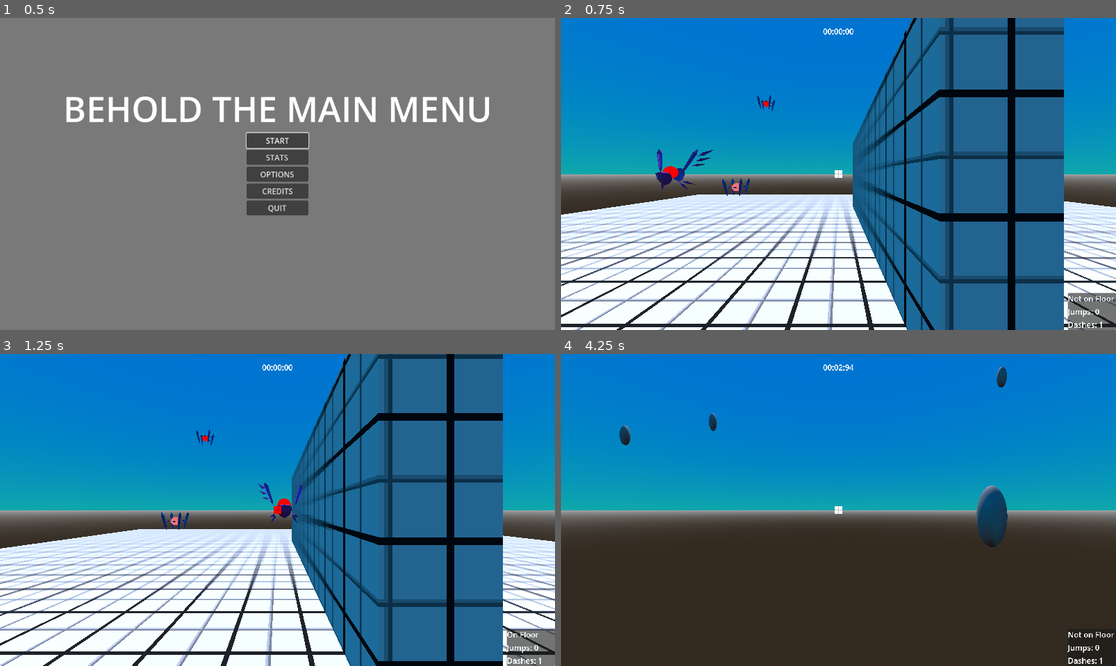
Above: before the commit, frames 1-4 (two rows, left to right).
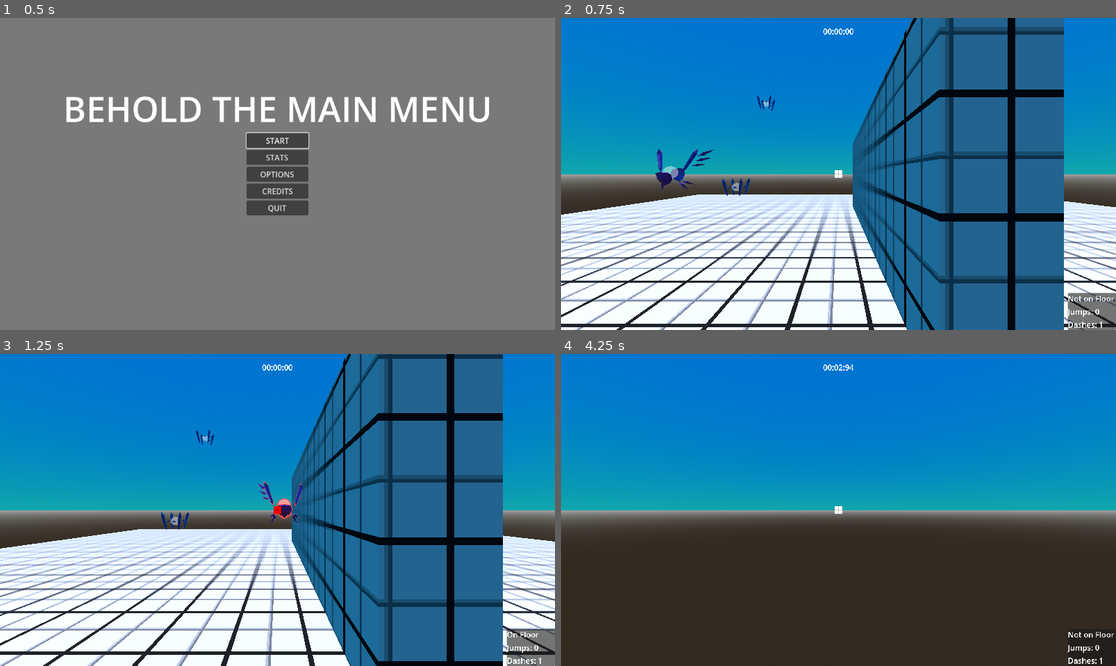
Above: after the commit, the same moments.

Repository: lucasrumney94/GodotGoneWild
Game: Godot game, scene res://Main/main_menu.tscn
Same seed, same stepped clock (60 frames per second), same inputs: the game is played once before the commit and once after it.
Inputs (mouse positions are in pixels of both pictures, inside the frame that each line leads up to):
- Up to frame 1 (0.5 s): no input
- Up to frame 2 (0.75 s): click "START" at 0.5 s
- Up to frame 3 (1.25 s): no input
- Up to frame 4 (4.25 s): move the mouse to (866, 510) at 1.27 s; hold W (move_forward) from 1.28 s (still down); click (866, 510) at 1.35 s; tap Space (jump) at 1.52, 2.27, 3.77 s; move the mouse to (810, 510) at 2.02 s; click (810, 510) at 2.1 s; move the mouse to (849, 503) at 2.77 s; click (849, 503) at 2.85 s; move the mouse to (832, 516) at 3.52 s; click (832, 516) at 3.6 s

Frame 1 is identical in both runs. In frame 2, 0.1% of the frame differs, in the area x 18-38%, y 26-56%; in frame 3, 0.1%; in frame 4, 1.1%, in the area x 10-81%, y 4-62%.

Commit message:
got the outline shader to work with enemy transparency

Diff:
--- a/godot-wild-tower/Main/main_game.tscn
+++ b/godot-wild-tower/Main/main_game.tscn
@@ -45,6 +45,7 @@
 [node name="CPUParticles3D" type="CPUParticles3D" parent="Environment"]
 transform = Transform3D(1, 0, 0, 0, 1, 0, 0, 0, 1, 0, 69.3802, 0)
 layers = 4
+emitting = false
 amount = 500
 lifetime = 5.0
 mesh = SubResource("SphereMesh_aawc2")
--- a/godot-wild-tower/Objects/Enemies/death_component.gd
+++ b/godot-wild-tower/Objects/Enemies/death_component.gd
@@ -11,10 +11,9 @@
 
 func explode_meshes(base_node: Node):
 	for child in base_node.get_children():
-		if child is MeshInstance3D:
-			if child.visible:
+		if (child is Node3D) && child.visible:
+			if child is MeshInstance3D:
 				explode_mesh(child)
-		else:
 			explode_meshes(child)
 
 
@@ -23,7 +22,7 @@
 	rb.position = mesh.global_position
 	rb.collision_layer = 8
 	rb.collision_mask = 1
-	rb.gravity_scale = 0.1
+	#rb.gravity_scale = 0.1
 	var col: CollisionShape3D = CollisionShape3D.new()
 	col.shape = BoxShape3D.new()
 	col.shape.size = mesh.get_aabb().size
--- a/godot-wild-tower/Objects/Enemies/outline_material.tres
+++ b/godot-wild-tower/Objects/Enemies/outline_material.tres
@@ -4,7 +4,7 @@
 
 [resource]
 resource_local_to_scene = true
-render_priority = 0
+render_priority = -1
 shader = ExtResource("1_342i0")
-shader_parameter/color = Color(1, 0, 0, 1)
+shader_parameter/color = Color(1, 0, 0, 0.772549)
 shader_parameter/size = 1.0
--- a/godot-wild-tower/Objects/Enemies/outline_shader.gdshader
+++ b/godot-wild-tower/Objects/Enemies/outline_shader.gdshader
@@ -1,7 +1,7 @@
 //lifted from https://godotshaders.com/shader/the-simplest-outline-shader-via-material/
 
 shader_type spatial;
-render_mode blend_mix, cull_front, unshaded;
+render_mode blend_add, cull_front, unshaded, depth_prepass_alpha;
 
 uniform vec4 color : source_color = vec4(1,0,0,1);
 uniform float size : hint_range(1.0, 1.5, 0.01) = 1.05;
@@ -12,5 +12,7 @@
 
 void fragment() {
 	ALBEDO = color.rgb;
-	ALPHA = color.a;
+	if(size <= 1.0)
+		ALPHA = 0.0;
+	else ALPHA = color.a;
 }
--- a/godot-wild-tower/Objects/Enemies/outliner_component.gd
+++ b/godot-wild-tower/Objects/Enemies/outliner_component.gd
@@ -12,17 +12,17 @@
 
 func find_meshes(base_node: Node):
 	for child in base_node.get_children():
-		if child is MeshInstance3D:
-			if child.visible:
+		if (child is Node3D) && child.visible:
+			if child is MeshInstance3D:
 				meshes.append(child)
 				override_surface_material(child)
-		else:
 			find_meshes(child)
 
 
 func override_surface_material(mesh_instance: MeshInstance3D):
 	var mat: Material = mesh_instance.mesh.surface_get_material(0).duplicate()
 	mat.next_pass = outline_material
+	outline_material.render_priority = -1
 	mesh_instance.set_surface_override_material(0, mat)
 
 
--- a/godot-wild-tower/Objects/Player/player.tscn
+++ b/godot-wild-tower/Objects/Player/player.tscn
@@ -16,7 +16,7 @@
 
 [sub_resource type="StandardMaterial3D" id="StandardMaterial3D_cj8j1"]
 transparency = 1
-albedo_color = Color(1, 1, 0, 0.333333)
+albedo_color = Color(1, 1, 0, 0.188235)
 emission_enabled = true
 emission = Color(1, 1, 0, 1)
 
@@ -25,6 +25,10 @@
 [sub_resource type="Curve" id="Curve_f2jtv"]
 _data = [Vector2(0, 1), 0.0, 0.0, 0, 0, Vector2(1, 0), 0.0, 0.0, 0, 0]
 point_count = 2
+
+[sub_resource type="Gradient" id="Gradient_g5dtd"]
+offsets = PackedFloat32Array(0, 0.361233, 1)
+colors = PackedColorArray(0, 0, 0, 0, 1, 1, 1, 1, 1, 1, 1, 1)
 
 [node name="Player" type="CharacterBody3D"]
 collision_layer = 4
@@ -144,3 +148,4 @@
 direction = Vector3(0, 0, 0)
 gravity = Vector3(0, 0, 0)
 scale_amount_curve = SubResource("Curve_f2jtv")
+color_ramp = SubResource("Gradient_g5dtd")
--- /dev/null
+++ b/godot-wild-tower/UI/Achievements/achievement.gd
@@ -0,0 +1,12 @@
+extends Resource
+class_name Achievement
+
+@export var id: String
+@export var icon: Texture2D
+@export var title: String
+@export var description: String
+
+@export var stat: String
+@export var stat_goal: int
+@export var check_function: String = ""
+@export var custom_string: String = ""
Not shown: 1 places in godot-wild-tower/Objects/Player/player.tscn that only renumber resources
